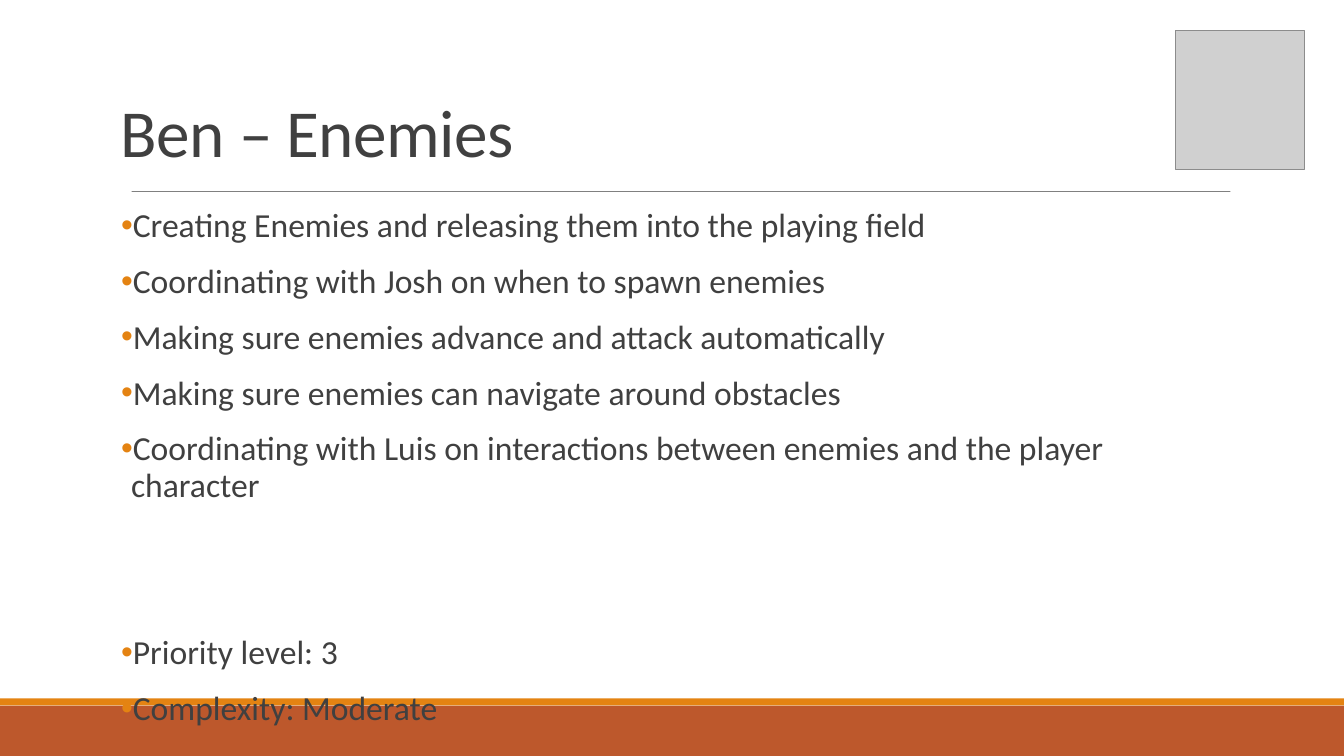
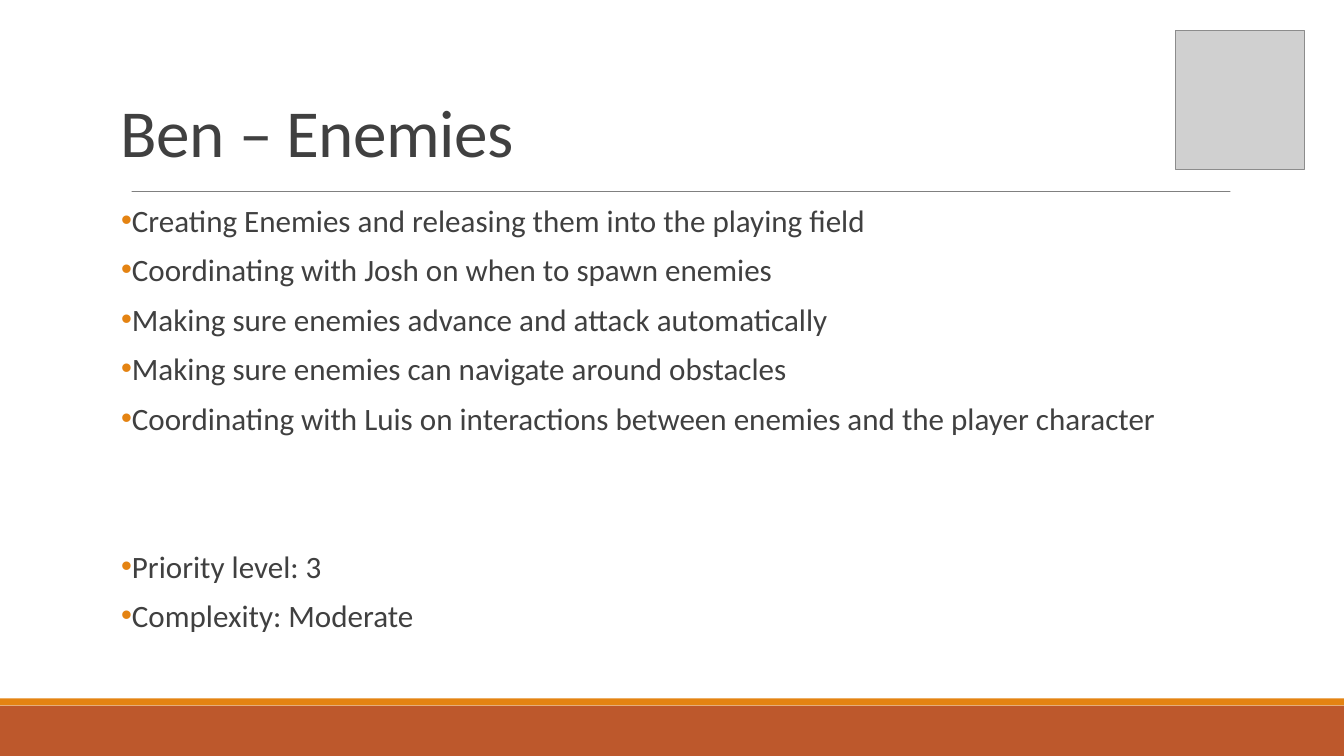
Before and after one commit to Corbono2/Banana-Clone, a slide deck: slide 8 of docs/Debugger.pptx (slide 7 before the commit). Drawn at 1344x756 pixels with LibreOffice and Linux fonts; fonts in the diff are those of the drawing; grey boxes stand for pictures. Boxes give left, top, right and bottom in pixels: in the first picture for what was removed or moved away, otherwise in the second. Text is boxed around its words. In the diff, an @@ line names an element or a change of style, - is before the commit and + after.

```diff
--- a/docs/Debugger.pptx
+++ b/docs/Debugger.pptx
@@ text "Creating Enemies and releasing them ..." at bbox=[132, 210, 1155, 632]: size 24 to 22.2 pt; line spacing 0.9 to 0.8 @@
```
Also in this commit, not shown: 1 other slide changed, 1 slide added.
